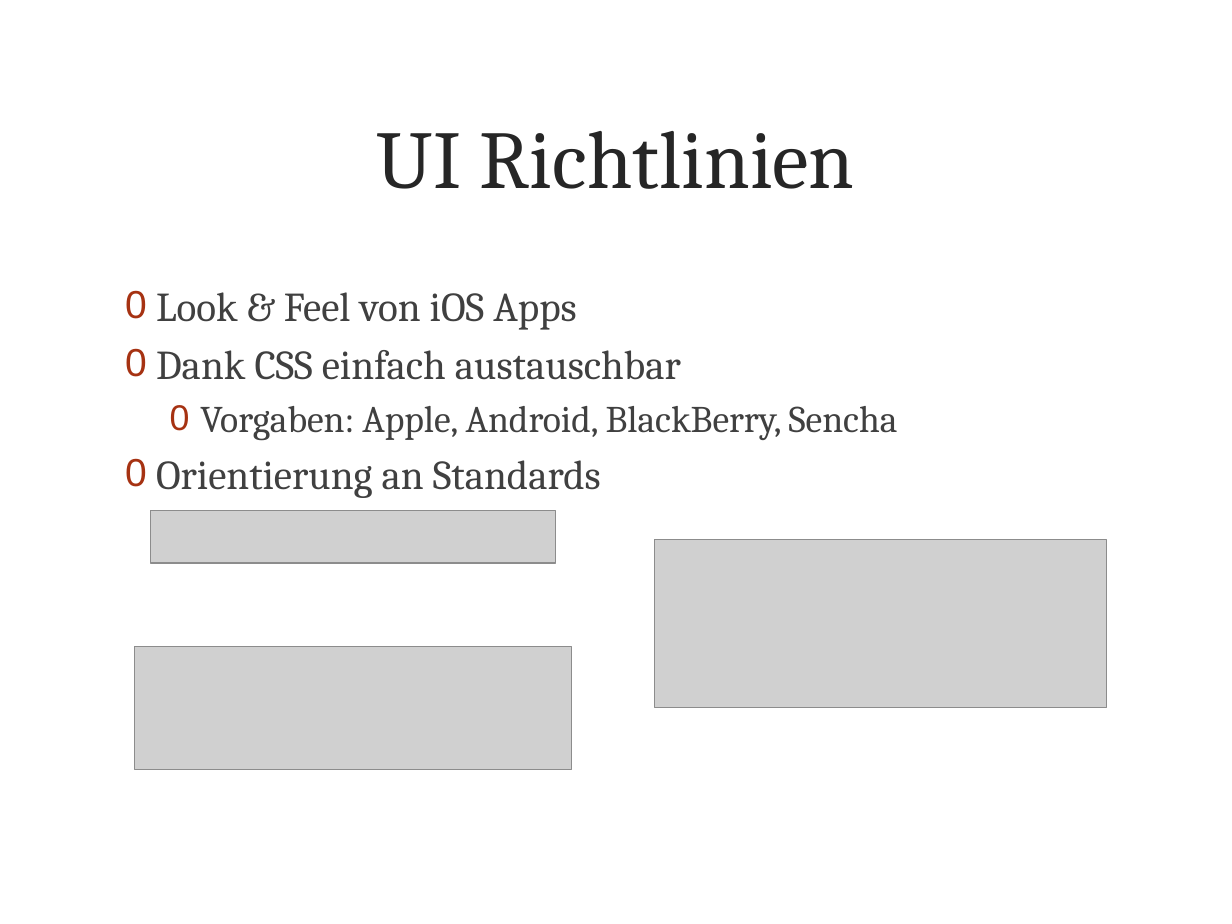
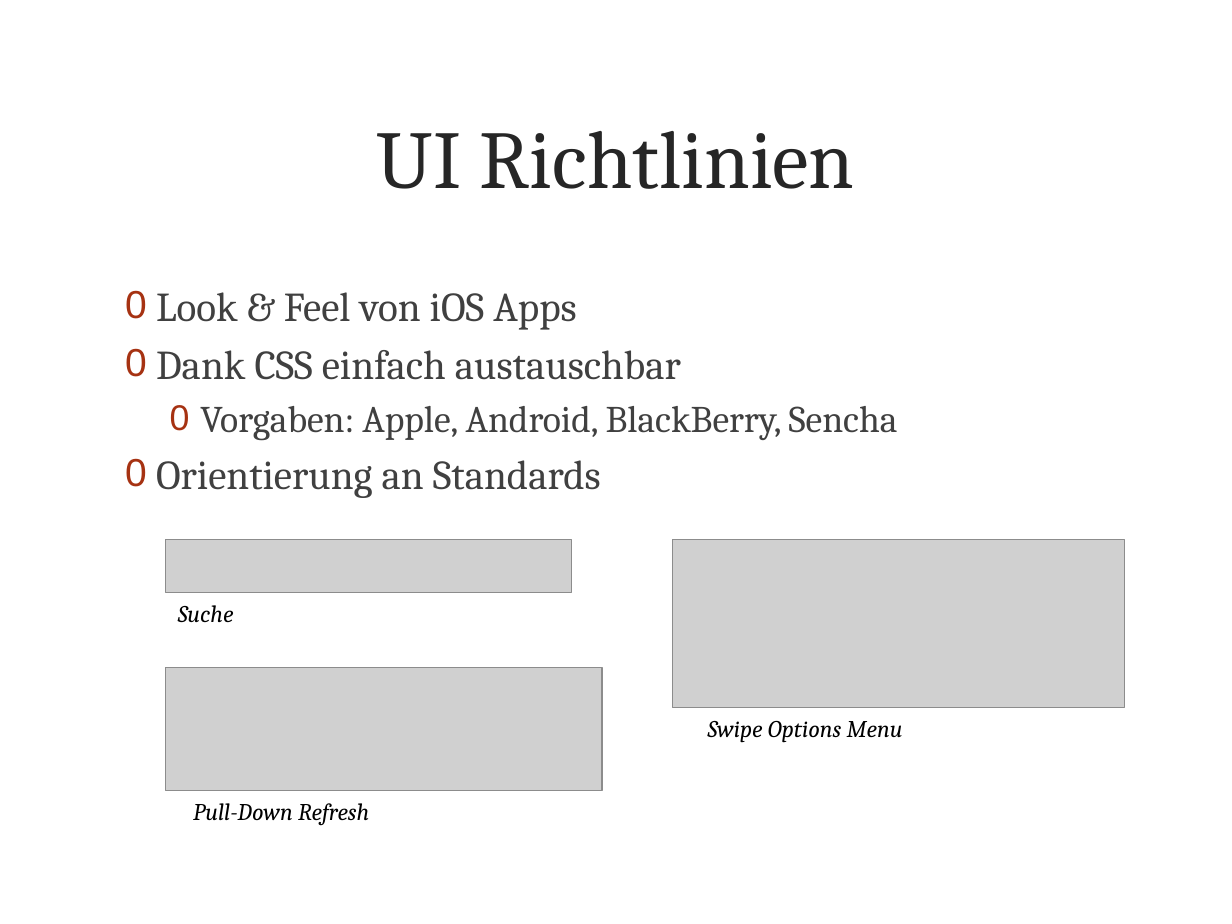
Before and after one commit to metaodi/TrailDevilsXPl-2, a slide deck: slide 11 of _DOCUMENTATION/Presentation/Praesentation-Traildevils-XPl2.pptx. Drawn at 1232x924 pixels with LibreOffice and Linux fonts; fonts in the diff are those of the drawing; grey boxes stand for pictures; background and template pictures are left out. Boxes give left, top, right and bottom in pixels: in the first picture for what was removed or moved away, otherwise in the second. Text is boxed around its words. In the diff, an @@ line names an element or a change of style, - is before the commit and + after.

```diff
--- a/_DOCUMENTATION/Presentation/Praesentation-Traildevils-XPl2.pptx
+++ b/_DOCUMENTATION/Presentation/Praesentation-Traildevils-XPl2.pptx
@@ picture: place and size @@
-picture at <box>150,510,556,563</box>
+picture at <box>166,540,572,593</box>
@@ picture: place and size @@
-picture at <box>654,540,1106,707</box>
+picture at <box>673,540,1125,707</box>
@@ text added at <box>178,605,234,622</box>, 14 pt, text #000000, italic @@
+Suche
@@ picture: place and size @@
-picture at <box>136,647,572,770</box>
+picture at <box>166,668,602,791</box>
@@ text added at <box>708,721,903,743</box>, 14 pt, text #000000, italic @@
+Swipe Options Menu
@@ text added at <box>193,803,369,826</box>, 14 pt, text #000000, italic @@
+Pull-Down Refresh
```
Also in this commit, not shown: 2 other slides changed, 1 slide removed.
